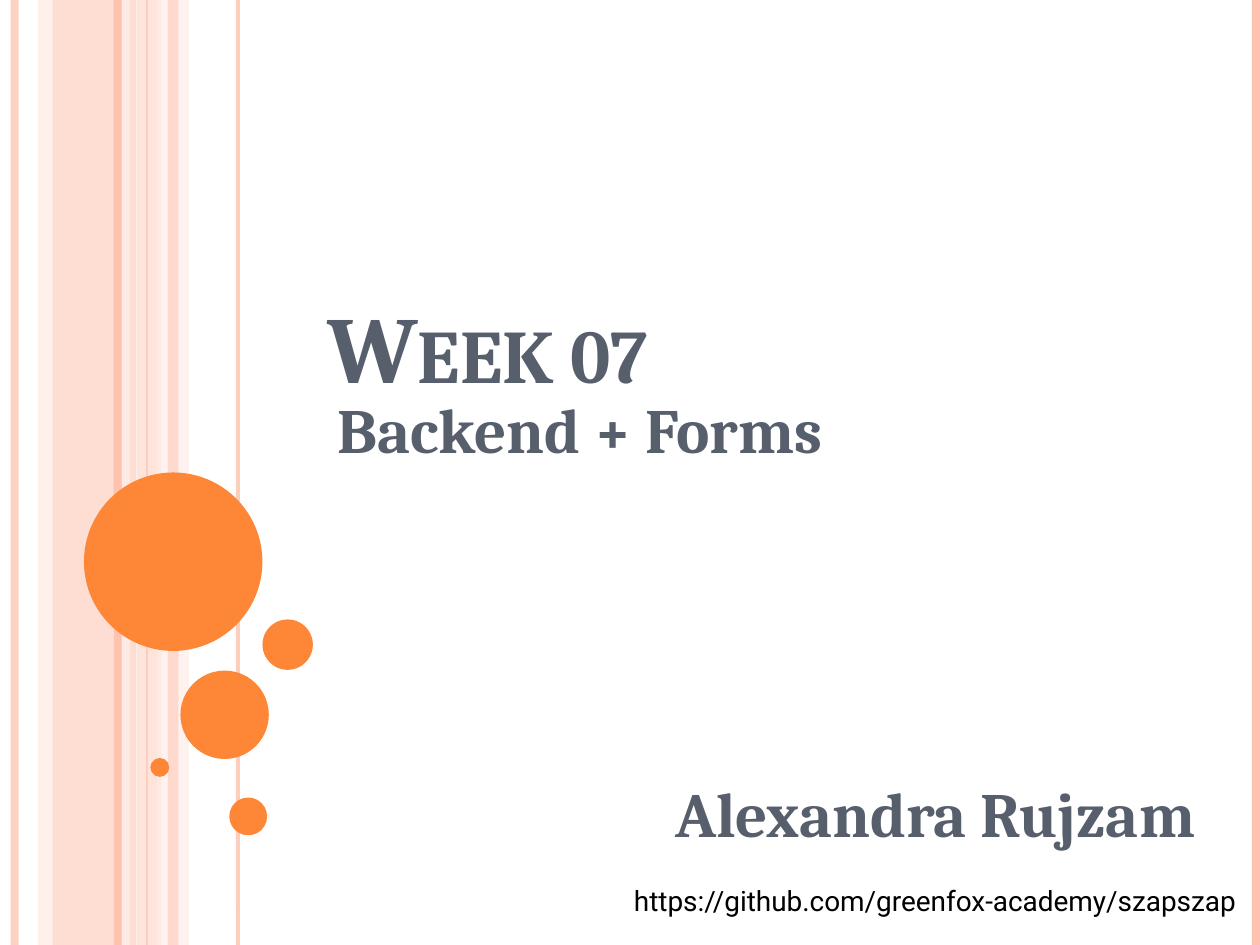
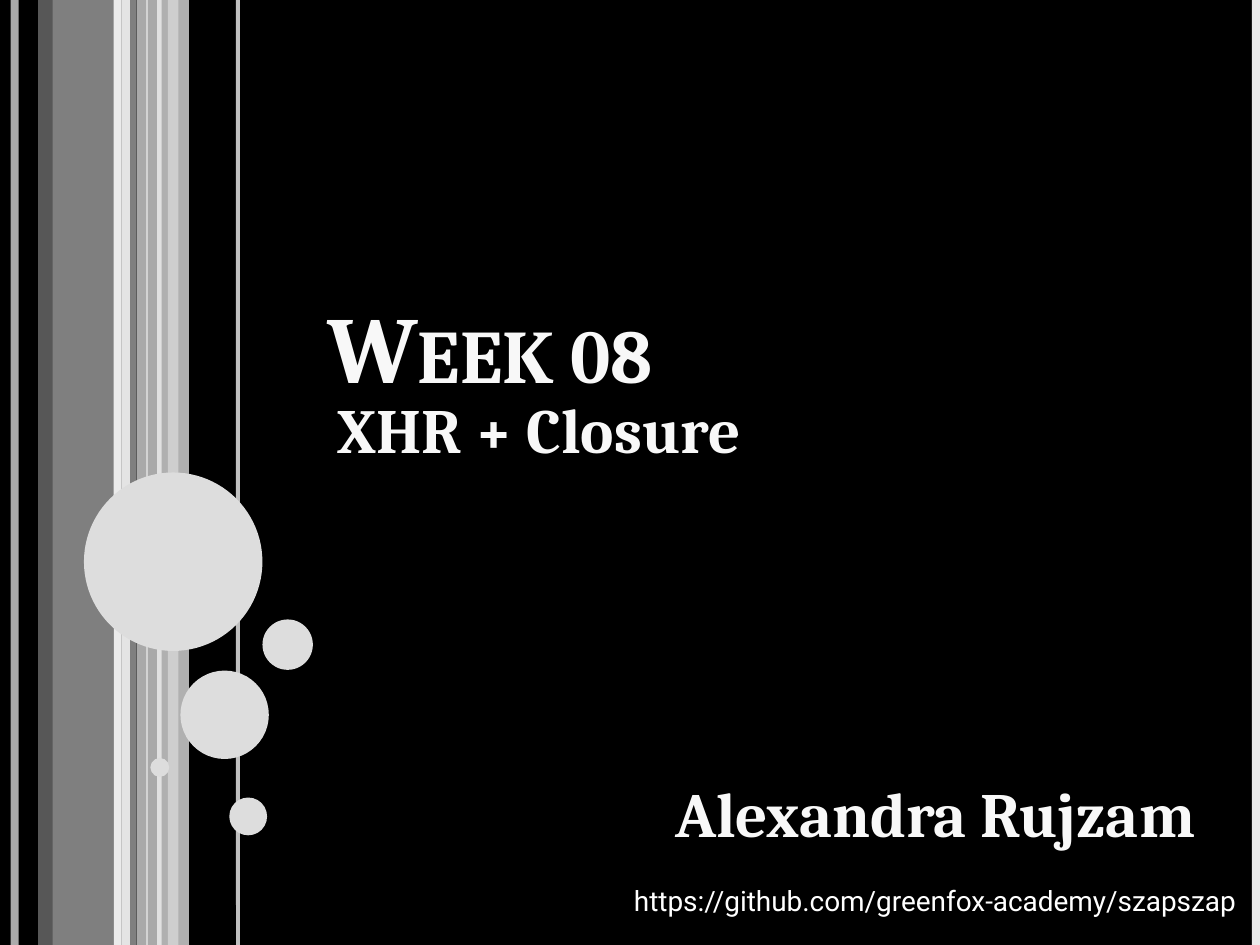
Before and after one commit to green-fox-academy/szapszap, a slide deck: slide 1 of Week08/day-04-05/Demo.pptx. Drawn at 1260x945 pixels with LibreOffice and Linux fonts; fonts in the diff are those of the drawing. Boxes give left, top, right and bottom in pixels: in the first picture for what was removed or moved away, otherwise in the second. Text is boxed around its words. In the diff, an @@ line names an element or a change of style, - is before the commit and + after.

```diff
--- a/Week08/day-04-05/Demo.pptx
+++ b/Week08/day-04-05/Demo.pptx
@@ background #FFFFFF to #000000 @@
@@ line (15, 0) - (15, 945): stroke #FEC3AE 4.5 pt to #EBEBEB 4.5 pt @@
@@ rectangle at bbox=[38, 0, 52, 945]: fill #FFD9CE at 36% opacity to #F2F2F2 at 36% opacity @@
@@ rectangle at bbox=[53, 0, 137, 945]: fill #FEC3AE at 54% opacity to #EBEBEB at 54% opacity @@
@@ line (117, 0) - (117, 945): stroke #FEC3AE 4.5 pt to #EBEBEB 4.5 pt @@
@@ line (126, 0) - (126, 945): stroke #FFEDE8 4.5 pt to #F9F9F9 4.5 pt @@
@@ rectangle at bbox=[136, 0, 161, 945]: fill #FFD9CE at 70% opacity to #F2F2F2 at 70% opacity @@
@@ line (147, 0) - (147, 945): stroke #FEC3AE 0.75 pt to #EBEBEB 0.75 pt @@
@@ rectangle at bbox=[158, 0, 189, 945]: fill #FFEDE8 at 71% opacity to #F9F9F9 at 71% opacity @@
@@ rectangle at bbox=[168, 0, 178, 945]: fill #FEC3AE at 51% opacity to #EBEBEB at 51% opacity @@
@@ line (238, 0) - (238, 945): stroke #FEC3AE 2.25 pt to #EBEBEB 2.25 pt @@
@@ line (1256, 0) - (1256, 945): stroke #FEC3AE 4.5 pt to #EBEBEB 4.5 pt @@
@@ title at bbox=[571, 331, 653, 384]: text changed; text colour #575F6D to #F8F8F8 @@
-Week 07
+Week 08
@@ subtitle at bbox=[337, 409, 741, 454]: text changed; text colour #575F6D to #F8F8F8 @@
-Backend + Forms
+XHR + Closure
@@ fill #FE8637 to #DDDDDD in 5 elements at bbox=[84, 472, 263, 651], bbox=[180, 670, 268, 759], bbox=[150, 759, 169, 777], bbox=[229, 798, 267, 835], bbox=[262, 620, 312, 670] @@
@@ text "Alexandra Rujzam https://github.com/greenfox-academy/szapsza ..." at bbox=[634, 793, 1236, 917]: text colour #575F6D to #F8F8F8 in "Alexandra Rujzam"; text colour #000000 to #FFFFFF in "https://github.com/greenfox-academy/szapszap" @@
```
Also in this commit, not shown: 5 other slides changed, 3 slides added, 12 slides removed, 3 other files.
